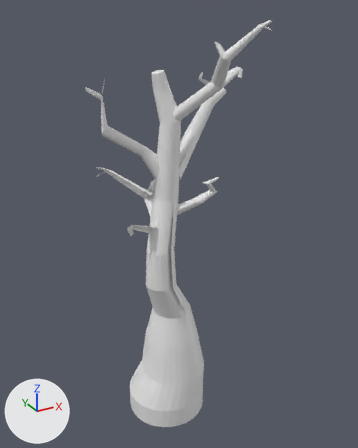
The Blender file env_tree_melissaLiao_01.blend: old version first, new version second.
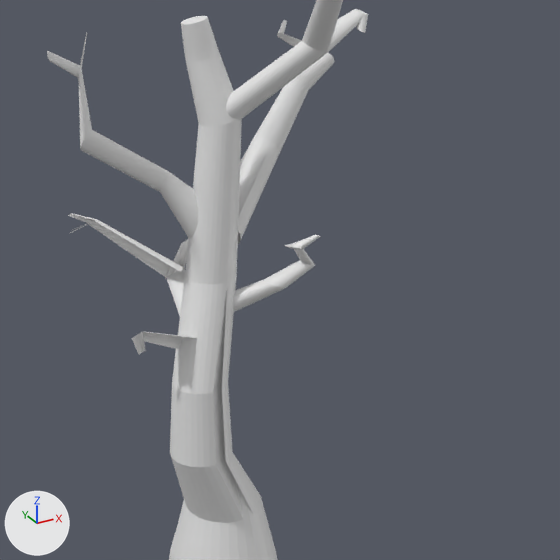
Old and new are each drawn whole from a 50 mm camera at (-4.85, -9.53, 10.45) aimed at (0.18, -0.39, 5.88) and again close up on the part from 17% to 94% of the width and 14% to 75% of the height. The lights are fixed; the arrows at lower left show +X, +Y and +Z. The last two pictures show the newer version.
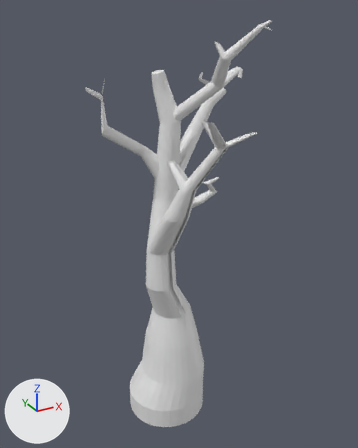
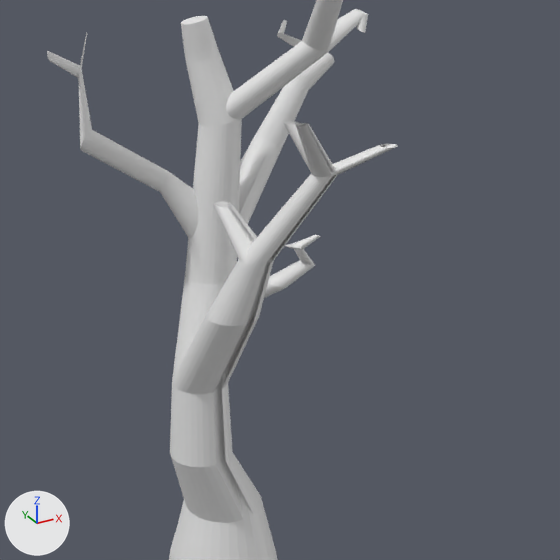
Edits to the scene script, one JSON object a line:
```json
{"block": "me_cylinder", "where": "# used by ob_cylinder; location = (0.0, 0.0, 0.0)"}
{"op": "remove", "block": "me_cylinder", "code": "me_cylinder.from_pydata(...)  # 1432 vertices, 1236 faces, 1 loose edge; spans x -1.73..1.76, y -1.92..1.4, z 0.46..10.23"}
{"op": "add", "block": "me_cylinder", "code": "me_cylinder.from_pydata(...)  # 1536 vertices, 1378 faces; spans x -1.73..1.76, y -2.53..1.0, z 0.46..10.23"}
{"block": "me_cylinder", "change": "me_cylinder part 1: 17 vertices moved from x -1.14..0.08, y 0.45..1.27, z 6.29..6.79 to x -0.41..-0.06, y -1.38..-0.93, z 7.13..7.59; 103 vertices removed from x -1.17..0.06, y -0.55..1.4, z 5.63..6.97; 207 vertices added at x -0.58..0.75, y -2.53..-0.9, z 6.45..8.65"}
```

Changed parts and their boxes (x1, y1, x2, y2) in the close-ups (560 x 560 px; the box of a moved part takes in the faces that stretch with it):
```json
{"object": "Cylinder", "change": "reshaped", "before": [47, 0, 368, 560], "after": [47, 0, 398, 560]}
{"part": 1, "of": "me_cylinder", "change": "moved or reshaped", "before": [68, 213, 195, 355], "after": [173, 121, 398, 394]}
```
